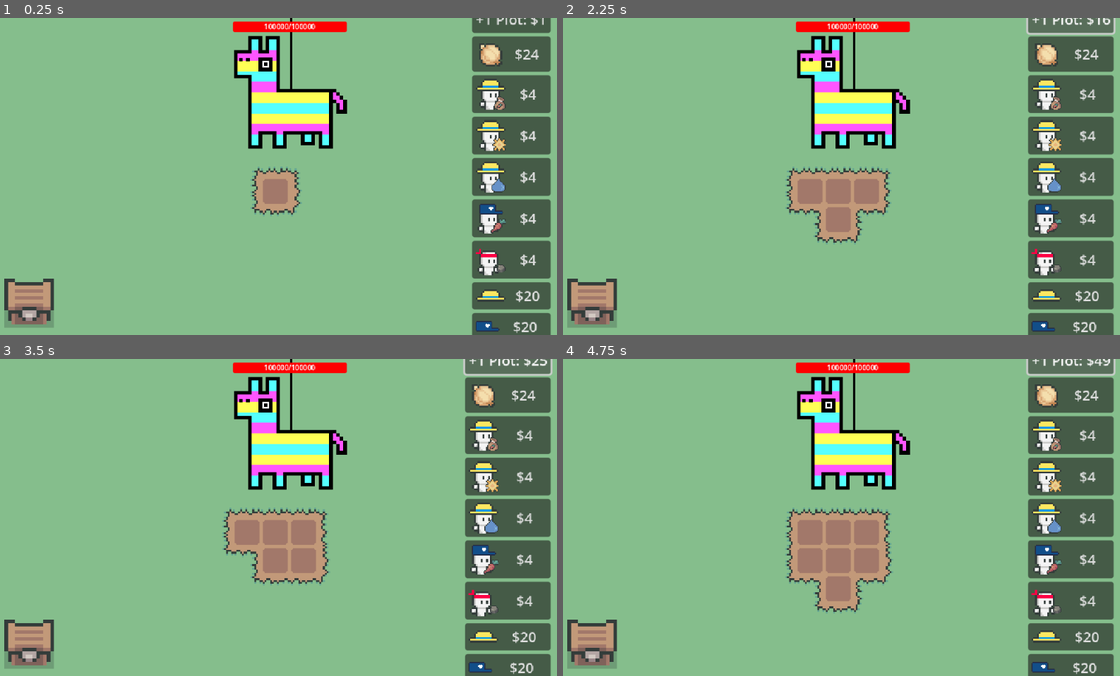
Above: before the commit, frames 1-4 (two rows, left to right).
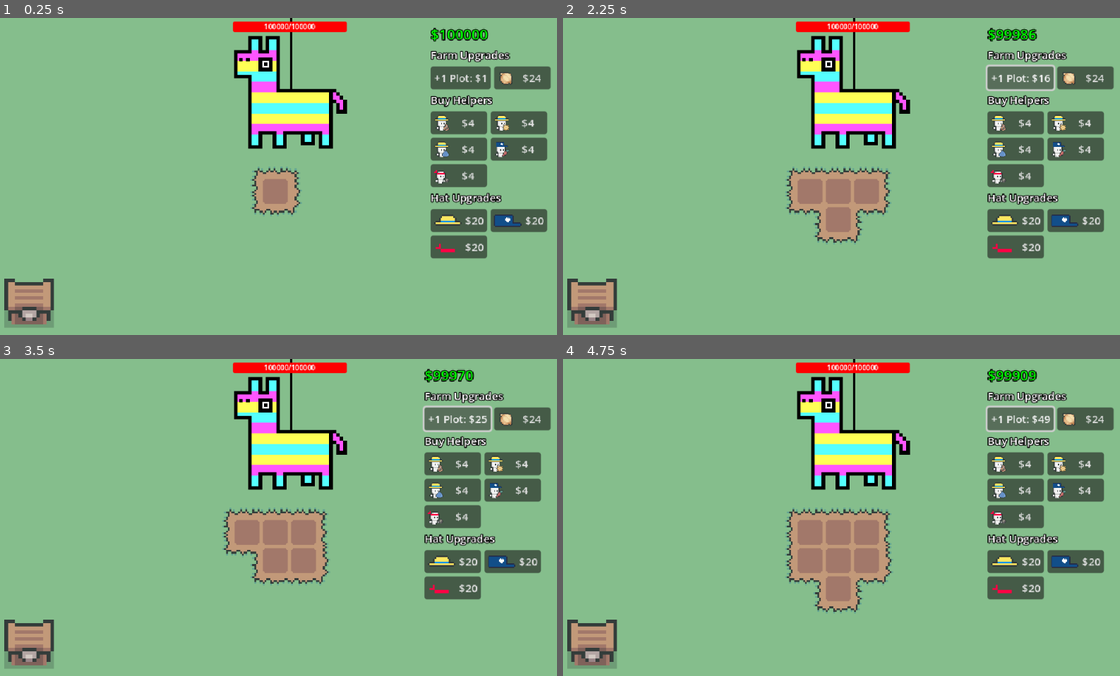
Above: after the commit, the same moments.

Repository: eric-marsh/farminata
Game: Godot game, scene res://scene/scene_switcher.tscn
Same seed, same stepped clock (60 frames per second), same inputs: the game is played once before the commit and once after it. Sound files missing from this copy of the repository are replaced by a short silence.
Inputs:
- Up to frame 1 (0.25 s): no input
- Up to frame 2 (2.25 s): click "+1 Plot: $1" at 0.5 s; click "+1 Plot: $4" at 1.25 s; click "+1 Plot: $9" at 2 s
- Up to frame 3 (3.5 s): click "+1 Plot: $16" at 2.75 s
- Up to frame 4 (4.75 s): click "+1 Plot: $25" at 3.5 s; click "+1 Plot: $36" at 4.25 s

The runs differ from the first frame. In frame 1, 15% of the frame differs, in the area x 77-99%, y 0-100%; in frame 2, 17%; in frame 3, 17%; in frame 4, 17%, in the area x 75-100%, y 0-100%.

Commit message:
rearrange upgrades

Diff:
--- a/scene/canvas_layer.tscn
+++ b/scene/canvas_layer.tscn
@@ -1,6 +1,7 @@
 [gd_scene load_steps=12 format=3 uid="uid://jida1cnc03um"]
 
 [ext_resource type="Script" uid="uid://dsnsjjq5kuc1g" path="res://script/canvas_layer.gd" id="1_xp8f4"]
+[ext_resource type="Theme" uid="uid://qrqka6k5if6b" path="res://scene/upgrade_menu_theme.tres" id="2_hpb7r"]
 [ext_resource type="Texture2D" uid="uid://c2bsooqksa4j0" path="res://img/helper/farmer_hat.png" id="2_oc3i3"]
 [ext_resource type="Texture2D" uid="uid://d0e58q85wrtx4" path="res://img/plants/onion/onion.png" id="2_r6mtg"]
 [ext_resource type="Texture2D" uid="uid://mf5rpqaai70l" path="res://img/helper/delivery_hat.png" id="3_f60wf"]
@@ -10,8 +11,6 @@
 [ext_resource type="Texture2D" uid="uid://bpnpoj5ugauew" path="res://img/ui/buy_water_icon.png" id="5_ngnek"]
 [ext_resource type="Texture2D" uid="uid://bja3s1pdx3jmv" path="res://img/ui/buy_delivery_icon.png" id="6_c7vqt"]
 [ext_resource type="Texture2D" uid="uid://but6iese2yrbb" path="res://img/ui/buy_attack_icon.png" id="7_5gad3"]
-
-[sub_resource type="Theme" id="Theme_xp8f4"]
 
 [node name="CanvasLayer" type="CanvasLayer"]
 script = ExtResource("1_xp8f4")
@@ -33,69 +32,131 @@
 
 [node name="MoneyLabel" type="Label" parent="MarginContainer/VBoxContainer"]
 layout_mode = 2
-text = "Coins: 0"
+theme_override_colors/font_color = Color(0, 1, 0, 1)
+theme_override_constants/outline_size = 4
+text = "$0"
 
-[node name="PlotButton" type="Button" parent="MarginContainer/VBoxContainer"]
+[node name="FarmUpgradeLabel" type="Label" parent="MarginContainer/VBoxContainer"]
 layout_mode = 2
+theme_override_constants/outline_size = 4
+theme_override_font_sizes/font_size = 12
+text = "Farm Upgrades"
+
+[node name="HBoxContainer" type="HBoxContainer" parent="MarginContainer/VBoxContainer"]
+layout_mode = 2
+
+[node name="PlotButton" type="Button" parent="MarginContainer/VBoxContainer/HBoxContainer"]
+layout_mode = 2
+theme = ExtResource("2_hpb7r")
 text = "+1 Plot"
+expand_icon = true
 
-[node name="OnionButton" type="Button" parent="MarginContainer/VBoxContainer"]
+[node name="OnionButton" type="Button" parent="MarginContainer/VBoxContainer/HBoxContainer"]
+custom_minimum_size = Vector2(64, 0)
 layout_mode = 2
+theme = ExtResource("2_hpb7r")
 text = "$24"
 icon = ExtResource("2_r6mtg")
+expand_icon = true
 
-[node name="AddSeedHelperButton" type="Button" parent="MarginContainer/VBoxContainer"]
+[node name="HelperUpgradeLabel" type="Label" parent="MarginContainer/VBoxContainer"]
 layout_mode = 2
-theme = SubResource("Theme_xp8f4")
+theme_override_constants/outline_size = 4
+theme_override_font_sizes/font_size = 12
+text = "Buy Helpers"
+
+[node name="HBoxContainer2" type="HBoxContainer" parent="MarginContainer/VBoxContainer"]
+layout_mode = 2
+
+[node name="AddSeedHelperButton" type="Button" parent="MarginContainer/VBoxContainer/HBoxContainer2"]
+custom_minimum_size = Vector2(64, 0)
+layout_mode = 2
+theme = ExtResource("2_hpb7r")
 text = "$10"
 icon = ExtResource("3_hpb7r")
+expand_icon = true
 
-[node name="AddSunHelperButton" type="Button" parent="MarginContainer/VBoxContainer"]
+[node name="AddSunHelperButton" type="Button" parent="MarginContainer/VBoxContainer/HBoxContainer2"]
+custom_minimum_size = Vector2(64, 0)
 layout_mode = 2
-theme = SubResource("Theme_xp8f4")
+theme = ExtResource("2_hpb7r")
 text = "$10"
 icon = ExtResource("4_i30vn")
+expand_icon = true
 
-[node name="AddWaterHelperButton" type="Button" parent="MarginContainer/VBoxContainer"]
+[node name="HBoxContainer3" type="HBoxContainer" parent="MarginContainer/VBoxContainer"]
 layout_mode = 2
-theme = SubResource("Theme_xp8f4")
+
+[node name="AddWaterHelperButton" type="Button" parent="MarginContainer/VBoxContainer/HBoxContainer3"]
+custom_minimum_size = Vector2(64, 0)
+layout_mode = 2
+theme = ExtResource("2_hpb7r")
 text = "$10"
 icon = ExtResource("5_ngnek")
+expand_icon = true
 
-[node name="AddPluckHelperButton" type="Button" parent="MarginContainer/VBoxContainer"]
+[node name="AddPluckHelperButton" type="Button" parent="MarginContainer/VBoxContainer/HBoxContainer3"]
+custom_minimum_size = Vector2(64, 0)
 layout_mode = 2
-theme = SubResource("Theme_xp8f4")
+theme = ExtResource("2_hpb7r")
 text = "$10"
 icon = ExtResource("6_c7vqt")
+expand_icon = true
 
-[node name="AddAttackHelperButton" type="Button" parent="MarginContainer/VBoxContainer"]
+[node name="HBoxContainer4" type="HBoxContainer" parent="MarginContainer/VBoxContainer"]
 layout_mode = 2
-theme = SubResource("Theme_xp8f4")
+
+[node name="AddAttackHelperButton" type="Button" parent="MarginContainer/VBoxContainer/HBoxContainer4"]
+custom_minimum_size = Vector2(64, 0)
+layout_mode = 2
+theme = ExtResource("2_hpb7r")
 text = "$10"
 icon = ExtResource("7_5gad3")
+expand_icon = true
 
-[node name="AddFarmerHatButton" type="Button" parent="MarginContainer/VBoxContainer"]
+[node name="HatUpgradeLabel" type="Label" parent="MarginContainer/VBoxContainer"]
 layout_mode = 2
+theme_override_constants/outline_size = 4
+theme_override_font_sizes/font_size = 12
+text = "Hat Upgrades"
+
+[node name="HBoxContainer5" type="HBoxContainer" parent="MarginContainer/VBoxContainer"]
+layout_mode = 2
+
+[node name="AddFarmerHatButton" type="Button" parent="MarginContainer/VBoxContainer/HBoxContainer5"]
+custom_minimum_size = Vector2(64, 0)
+layout_mode = 2
+theme = ExtResource("2_hpb7r")
 text = "$20"
 icon = ExtResource("2_oc3i3")
+expand_icon = true
 
-[node name="AddDeliveryHatButton" type="Button" parent="MarginContainer/VBoxContainer"]
+[node name="AddDeliveryHatButton" type="Button" parent="MarginContainer/VBoxContainer/HBoxContainer5"]
+custom_minimum_size = Vector2(64, 0)
 layout_mode = 2
+theme = ExtResource("2_hpb7r")
 text = "$20"
 icon = ExtResource("3_f60wf")
+expand_icon = true
 
-[node name="AddAttackHatButton" type="Button" parent="MarginContainer/VBoxContainer"]
+[node name="HBoxContainer6" type="HBoxContainer" parent="MarginContainer/VBoxContainer"]
 layout_mode = 2
+
+[node name="AddAttackHatButton" type="Button" parent="MarginContainer/VBoxContainer/HBoxContainer6"]
+custom_minimum_size = Vector2(64, 0)
+layout_mode = 2
+theme = ExtResource("2_hpb7r")
 text = "$20"
 icon = ExtResource("4_vqic1")
+expand_icon = true
 
-[connection signal="pressed" from="MarginContainer/VBoxContainer/PlotButton" to="." method="_on_plot_button_pressed"]
-[connection signal="pressed" from="MarginContainer/VBoxContainer/OnionButton" to="." method="_on_onion_button_pressed"]
-[connection signal="pressed" from="MarginContainer/VBoxContainer/AddSeedHelperButton" to="." method="_on_add_seed_helper_button_pressed"]
-[connection signal="pressed" from="MarginContainer/VBoxContainer/AddSunHelperButton" to="." method="_on_add_sun_helper_button_pressed"]
-[connection signal="pressed" from="MarginContainer/VBoxContainer/AddWaterHelperButton" to="." method="_on_add_water_helper_button_pressed"]
-[connection signal="pressed" from="MarginContainer/VBoxContainer/AddPluckHelperButton" to="." method="_on_add_pluck_helper_button_pressed"]
-[connection signal="pressed" from="MarginContainer/VBoxContainer/AddAttackHelperButton" to="." method="_on_add_attack_helper_button_pressed"]
-[connection signal="pressed" from="MarginContainer/VBoxContainer/AddFarmerHatButton" to="." method="_on_farmer_hat_button_pressed"]
-[connection signal="pressed" from="MarginContainer/VBoxContainer/AddDeliveryHatButton" to="." method="_on_delivery_hat_button_pressed"]
-[connection signal="pressed" from="MarginContainer/VBoxContainer/AddAttackHatButton" to="." method="_on_attack_hat_button_pressed"]
+[connection signal="pressed" from="MarginContainer/VBoxContainer/HBoxContainer/PlotButton" to="." method="_on_plot_button_pressed"]
+[connection signal="pressed" from="MarginContainer/VBoxContainer/HBoxContainer/OnionButton" to="." method="_on_onion_button_pressed"]
+[connection signal="pressed" from="MarginContainer/VBoxContainer/HBoxContainer2/AddSeedHelperButton" to="." method="_on_add_seed_helper_button_pressed"]
+[connection signal="pressed" from="MarginContainer/VBoxContainer/HBoxContainer2/AddSunHelperButton" to="." method="_on_add_sun_helper_button_pressed"]
+[connection signal="pressed" from="MarginContainer/VBoxContainer/HBoxContainer3/AddWaterHelperButton" to="." method="_on_add_water_helper_button_pressed"]
+[connection signal="pressed" from="MarginContainer/VBoxContainer/HBoxContainer3/AddPluckHelperButton" to="." method="_on_add_pluck_helper_button_pressed"]
+[connection signal="pressed" from="MarginContainer/VBoxContainer/HBoxContainer4/AddAttackHelperButton" to="." method="_on_add_attack_helper_button_pressed"]
+[connection signal="pressed" from="MarginContainer/VBoxContainer/HBoxContainer5/AddFarmerHatButton" to="." method="_on_farmer_hat_button_pressed"]
+[connection signal="pressed" from="MarginContainer/VBoxContainer/HBoxContainer5/AddDeliveryHatButton" to="." method="_on_delivery_hat_button_pressed"]
+[connection signal="pressed" from="MarginContainer/VBoxContainer/HBoxContainer6/AddAttackHatButton" to="." method="_on_attack_hat_button_pressed"]
--- /dev/null
+++ b/scene/upgrade_menu_theme.tres
@@ -0,0 +1,4 @@
+[gd_resource type="Theme" format=3 uid="uid://qrqka6k5if6b"]
+
+[resource]
+default_font_size = 12
--- a/script/canvas_layer.gd
+++ b/script/canvas_layer.gd
@@ -1,11 +1,22 @@
 extends CanvasLayer
 class_name canvas_layer
 
-@onready var onion_button = $MarginContainer/VBoxContainer/OnionButton
+@onready var plot_button = $MarginContainer/VBoxContainer/HBoxContainer/PlotButton
+@onready var onion_button = $MarginContainer/VBoxContainer/HBoxContainer/OnionButton
 
-@onready var add_farmer_hat_button = $MarginContainer/VBoxContainer/AddFarmerHatButton
-@onready var add_delivery_hat_button = $MarginContainer/VBoxContainer/AddDeliveryHatButton
-@onready var add_attack_hat_button = $MarginContainer/VBoxContainer/AddAttackHatButton
+@onready var add_seed_helper_button = $MarginContainer/VBoxContainer/HBoxContainer2/AddSeedHelperButton
+@onready var add_sun_helper_button = $MarginContainer/VBoxContainer/HBoxContainer2/AddSunHelperButton
+@onready var add_water_helper_button = $MarginContainer/VBoxContainer/HBoxContainer3/AddWaterHelperButton
+@onready var add_pluck_helper_button = $MarginContainer/VBoxContainer/HBoxContainer3/AddPluckHelperButton
+@onready var add_attack_helper_button = $MarginContainer/VBoxContainer/HBoxContainer4/AddAttackHelperButton
+
+
+@onready var add_farmer_hat_button = $MarginContainer/VBoxContainer/HBoxContainer5/AddFarmerHatButton
+@onready var add_delivery_hat_button = $MarginContainer/VBoxContainer/HBoxContainer5/AddDeliveryHatButton
+@onready var add_attack_hat_button = $MarginContainer/VBoxContainer/HBoxContainer6/AddAttackHatButton
+
+@onready var money_label = $MarginContainer/VBoxContainer/MoneyLabel
+
 
 
 
@@ -20,18 +31,21 @@
 		return
 	var money: int = State.money
 
-	$MarginContainer/VBoxContainer/MoneyLabel.text = "$" + str(money)
+	money_label.text = "$" + str(money)
 
 	var plot_price = Prices.get_upgrade_price(Enum.Upgrade_Type.AddPlot)
-	$MarginContainer/VBoxContainer/PlotButton.text = "+1 Plot: $" + str(plot_price)
-	$MarginContainer/VBoxContainer/PlotButton.disabled = plot_price > money
+
+	plot_button.text = "+1 Plot: $" + str(plot_price)
+	plot_button.disabled = plot_price > money
+
+
 
 	var helper_data = [
-		{ "type": Enum.Upgrade_Type.AddSeedHelper, "node": $MarginContainer/VBoxContainer/AddSeedHelperButton, "count": State.num_seed_helpers, "icon": "🌱" },
-		{ "type": Enum.Upgrade_Type.AddSunHelper, "node": $MarginContainer/VBoxContainer/AddSunHelperButton, "count": State.num_sun_helpers, "icon": "☀️" },
-		{ "type": Enum.Upgrade_Type.AddWaterHelper, "node": $MarginContainer/VBoxContainer/AddWaterHelperButton, "count": State.num_water_helpers, "icon": "💧" },
-		{ "type": Enum.Upgrade_Type.AddPluckHelper, "node": $MarginContainer/VBoxContainer/AddPluckHelperButton, "count": State.num_pluck_helpers, "icon": "🥕" },
-		{ "type": Enum.Upgrade_Type.AddAttackHelper, "node": $MarginContainer/VBoxContainer/AddAttackHelperButton, "count": State.num_attack_helpers, "icon": "🔫" },
+		{ "type": Enum.Upgrade_Type.AddSeedHelper, "node": add_seed_helper_button, "count": State.num_seed_helpers, "icon": "🌱" },
+		{ "type": Enum.Upgrade_Type.AddSunHelper, "node": add_sun_helper_button, "count": State.num_sun_helpers, "icon": "☀️" },
+		{ "type": Enum.Upgrade_Type.AddWaterHelper, "node": add_water_helper_button, "count": State.num_water_helpers, "icon": "💧" },
+		{ "type": Enum.Upgrade_Type.AddPluckHelper, "node": add_pluck_helper_button, "count": State.num_pluck_helpers, "icon": "🥕" },
+		{ "type": Enum.Upgrade_Type.AddAttackHelper, "node": add_attack_helper_button, "count": State.num_attack_helpers, "icon": "🔫" },
 	]
 
 	for data in helper_data:
@@ -55,7 +69,7 @@
 	add_delivery_hat_button.text = "$" + str(hat_price)
 	add_delivery_hat_button.disabled = hat_price > money
 
-	add_attack_hat_button.text = "W$" + str(hat_price)
+	add_attack_hat_button.text = "$" + str(hat_price)
 	add_attack_hat_button.disabled = hat_price > money
 
 
